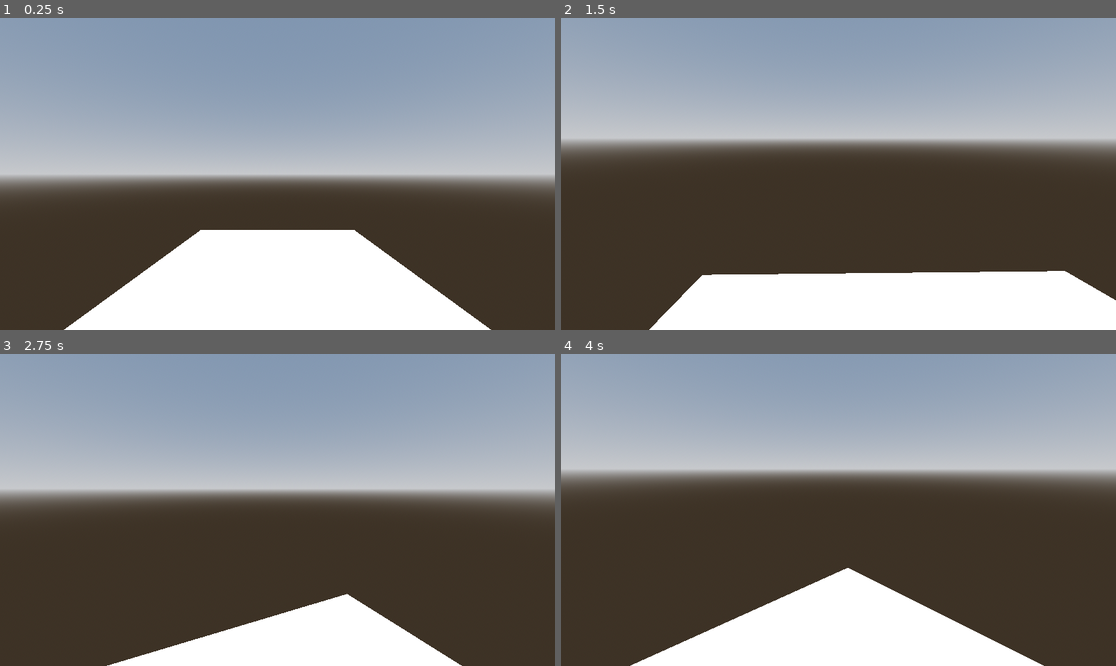
Above: before the commit, frames 1-4 (two rows, left to right).
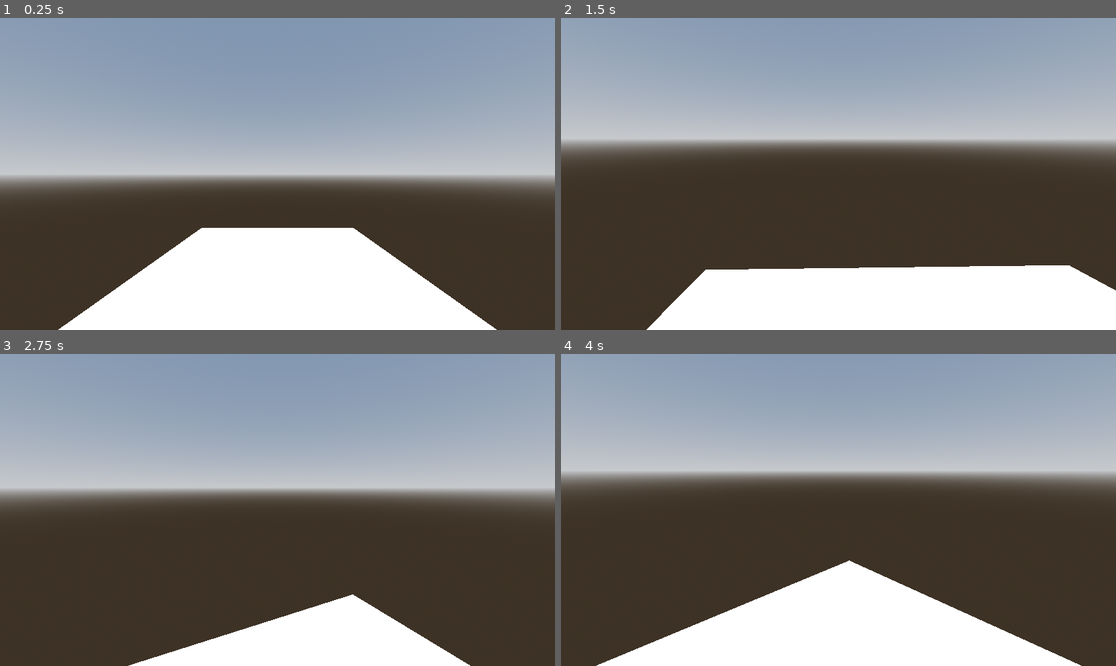
Above: after the commit, the same moments.

Repository: triangle-int/inner-inhabited
Game: Godot game, scene res://scenes/fpv/test_raft.tscn
The game is run twice, just before and just after one commit, with the same random seed, the same clock (stepped at 60 frames per second) and the same inputs. This scene is started directly instead of the project's main scene. The engine's default icon, where the game draws it, is replaced by a stand-in: a white triangle on a blue panel in a dark square.
Inputs (mouse positions are in pixels of both pictures, inside the frame that each line leads up to):
- Up to frame 1 (0.25 s): no input
- Up to frame 2 (1.5 s): tap Enter at 0.5 s; move the mouse to (960, 158) at 0.52 s; hold W (move_forward) from 0.53 s (still down); right-click (960, 158) at 0.6 s; click (960, 158) at 0.67 s; move the mouse to (810, 174) at 1.27 s; tap D (delete_node) at 1.35 s
- Up to frame 3 (2.75 s): keep holding W (move_forward); move the mouse to (288, 503) at 2.02 s; press the mouse at (288, 503) at 2.03 s
- Up to frame 4 (4 s): keep holding W (move_forward); move the mouse to (832, 516) at 2.77 s; release the mouse at (832, 516) at 2.78 s; right-click (832, 516) at 2.85 s; move the mouse to (877, 513) at 3.52 s; hold D (delete_node) from 3.53 s (still down)

The runs differ from the first frame. In frame 1, 0.6% of the frame differs, in the area x 10-90%, y 67-100%; in frame 2, 1.5%; in frame 3, 0.9%; in frame 4, 3.4%, in the area x 6-94%, y 37-100%.

Commit message:
head bobbing

Diff:
--- /dev/null
+++ b/scenes/fpv/head_bobbing.gd
@@ -0,0 +1,50 @@
+extends Node
+
+@export var frequency: float
+@export var amplitude_x: float
+@export var amplitude_y: float
+@export var smooth_speed := 1.
+
+@export var camera_look_node: Node3D
+@export var player_movement: Player
+
+var start_position: Vector3
+var camera_node: Camera3D
+var target_position: Vector3
+
+func _ready() -> void:
+	camera_node = $"."
+	assert(camera_node is Node3D)
+	start_position = camera_node.position
+	target_position = start_position
+
+func _process(delta: float) -> void:
+	target_position = get_target_position()
+	apply_smoothed_position(target_position, delta)
+
+	camera_node.look_at(get_focus_position())
+
+
+func get_target_position() -> Vector3:
+	if player_movement.is_moving():
+		return get_footstep_motion_position()
+	return start_position
+
+
+func get_footstep_motion_position() -> Vector3:
+	var time: float = Time.get_ticks_msec() / 1000.0
+	var x: float = cos(time * frequency / 2) * amplitude_x
+	var y: float = sin(time * frequency) * amplitude_y
+	return Vector3(x, y, 0)
+
+
+func apply_smoothed_position(pos: Vector3, delta: float) -> void:
+	if (camera_node.position == pos):
+		return
+	camera_node.position = camera_node.position.lerp(pos, smooth_speed * delta)
+
+
+func get_focus_position() -> Vector3:
+	var pos := camera_look_node.global_position
+	pos += -camera_look_node.global_basis.z * 15.0
+	return pos
--- a/scenes/fpv/player.tscn
+++ b/scenes/fpv/player.tscn
@@ -1,6 +1,7 @@
-[gd_scene load_steps=4 format=3 uid="uid://caicjo8jm4mf0"]
+[gd_scene load_steps=5 format=3 uid="uid://caicjo8jm4mf0"]
 
 [ext_resource type="Script" path="res://scripts/fpv/player.gd" id="1_qbcyw"]
+[ext_resource type="Script" path="res://scenes/fpv/head_bobbing.gd" id="2_llwwl"]
 
 [sub_resource type="CapsuleMesh" id="CapsuleMesh_tos42"]
 
@@ -13,11 +14,21 @@
 
 [node name="MeshInstance3D" type="MeshInstance3D" parent="."]
 transform = Transform3D(1, 0, 0, 0, 1, 0, 0, 0, 1, 0, 1.02415, 0)
+visible = false
 mesh = SubResource("CapsuleMesh_tos42")
 
 [node name="CollisionShape3D" type="CollisionShape3D" parent="."]
 transform = Transform3D(1, 0, 0, 0, 1, 0, 0, 0, 1, 0, 1.02415, 0)
 shape = SubResource("ConvexPolygonShape3D_i8ksm")
 
-[node name="Camera3D" type="Camera3D" parent="."]
-transform = Transform3D(1, 0, 0, 0, 1, 0, 0, 0, 1, 0, 1.782, 0)
+[node name="Head" type="Node3D" parent="."]
+transform = Transform3D(1, 0, 0, 0, 1, 0, 0, 0, 1, 0, 1.73348, 0)
+
+[node name="Camera3D" type="Camera3D" parent="Head" node_paths=PackedStringArray("camera_look_node", "player_movement")]
+script = ExtResource("2_llwwl")
+frequency = 8.0
+amplitude_x = 0.3
+amplitude_y = 0.5
+smooth_speed = 2.0
+camera_look_node = NodePath("..")
+player_movement = NodePath("../..")
--- a/scripts/fpv/player.gd
+++ b/scripts/fpv/player.gd
@@ -9,7 +9,8 @@
 @export var on_raft := false
 @export var slide_time := 1.0
 
-@onready var camera: Camera3D = $Camera3D
+@onready var head: Node3D = $Head
+@onready var camera: Camera3D = $Head/Camera3D
 
 
 func _input(event: InputEvent) -> void:
@@ -20,9 +21,9 @@
 
 	if Input.get_mouse_mode() == Input.MOUSE_MODE_CAPTURED and event is InputEventMouseMotion:
 		rotate_y(-event.relative.x * rotation_speed)
-		camera.rotate_x(-event.relative.y * rotation_speed)
-		camera.rotation.x = clamp(
-			camera.rotation.x, deg_to_rad(min_rotation_angle), deg_to_rad(max_rotation_angle)
+		head.rotate_x(-event.relative.y * rotation_speed)
+		head.rotation.x = clamp(
+			head.rotation.x, deg_to_rad(min_rotation_angle), deg_to_rad(max_rotation_angle)
 		)
 
 
@@ -33,7 +34,6 @@
 	var direction: Vector3 = (transform.basis * Vector3(input_dir.x, 0, input_dir.y)).normalized()
 	velocity.x = direction.x * movement_speed
 	velocity.z = direction.z * movement_speed
-
 	move_and_slide()
 
 
@@ -42,3 +42,7 @@
 	var tween := create_tween()
 	var final_position := Vector3(raft.position.x, position.y, raft.position.z)
 	tween.tween_property(self, "position", final_position, slide_time)
+
+
+func is_moving() -> bool:
+	return velocity.length_squared() > 0
